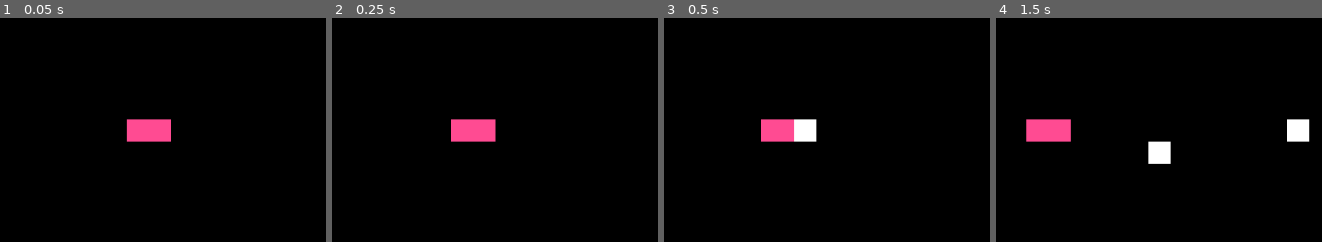
Above: before the commit, frames 1-4 (left to right).
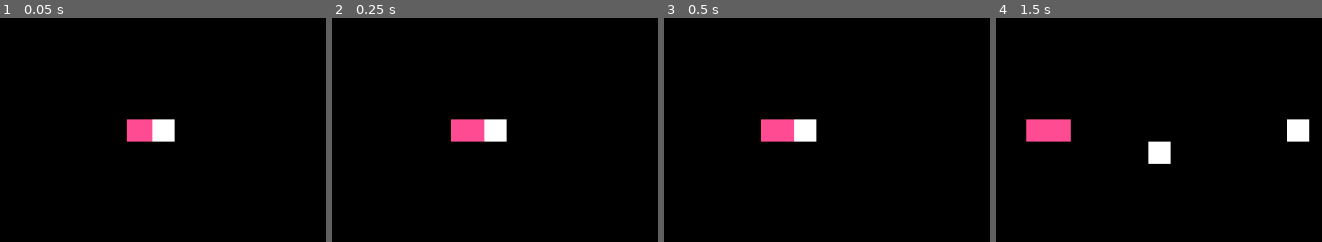
Above: after the commit, the same moments.

Repository: ChrisCee2/20gc3frogger
Game: Godot game, scene res://test_scene.tscn
The game is run twice, just before and just after one commit, with the same random seed, the same clock (stepped at 60 frames per second) and the same inputs.
Inputs:
- Up to frame 1 (0.05 s): no input
- Up to frame 2 (0.25 s): no input
- Up to frame 3 (0.5 s): no input
- Up to frame 4 (1.5 s): tap Enter at 0.5 s; hold D (right) 0.53-1.28 s; hold S (down) from 1.28 s (still down)
The pictures show only the part of the screen within x 36-86%, y 25-75%; the shares and areas given below are measured in that part.

The runs differ from the first frame. In frame 1, 0.7% of the frame differs, in the area x 46-54%, y 45-56%; in frame 2, 0.7%; in frame 3, nothing differs; in frame 4, nothing differs.

Commit message:
GC3-24: WIP Figuring out why teleporting doesn't immediately teleport away

Diff:
--- a/controllers/game_controller.gd
+++ b/controllers/game_controller.gd
@@ -28,13 +28,17 @@
 	is_finished = true
 
 func _on_player_fail() -> void:
+	print("FAIL")
 	lives -= 1
 	player.hide()
 	if lives <= 0:
+		print("UOUOREWRWE")
 		finish()
 	else:
 		player.teleport(start_position)
-		reset_timer.start(reset_delay)
+		print("DEAD")
+		_on_reset_timer_finished()
+		#reset_timer.start(reset_delay)
 
 func _on_reset_timer_finished() -> void:
 	player.show()
--- a/controllers/move_controller.gd
+++ b/controllers/move_controller.gd
@@ -39,9 +39,9 @@
 	moved.emit()
 
 func teleport(new_position: Vector2) -> void:
-	animation_timer.stop()
 	desired_position = new_position
 	object.global_position = desired_position
+	animation_timer.stop()
 
 func update() -> void:
 	object.global_position = object.global_position.lerp(
--- a/objects/player.gd
+++ b/objects/player.gd
@@ -14,10 +14,15 @@
 	move_controller.move_interval = move_interval
 
 func _process(delta: float) -> void:
+	if not is_active:
+		return
 	move_controller.update()
+	print(global_position)
 	check_collisions()
 
 func _physics_process(delta: float) -> void:
+	if not is_active:
+		return
 	move()
 
 func move() -> void:
@@ -33,6 +38,7 @@
 
 func check_collisions() -> void:
 	var colliding_areas: Array[Area2D] = get_overlapping_areas()
+	print(colliding_areas)
 	var is_in_play_area = false
 	for area in colliding_areas:
 		if area is PlayArea:
@@ -40,10 +46,11 @@
 		if area is Person:
 			fail_player()
 	if not is_in_play_area:
-		print("WHAT")
+		print("NOTINPLAY")
 		fail_player()
 
 func teleport(new_position: Vector2) -> void:
+	print("teleport")
 	move_controller.teleport(new_position)
 
 func activate() -> void:
Not shown, added: controllers/game_controller.tscn7044732993.tmp
